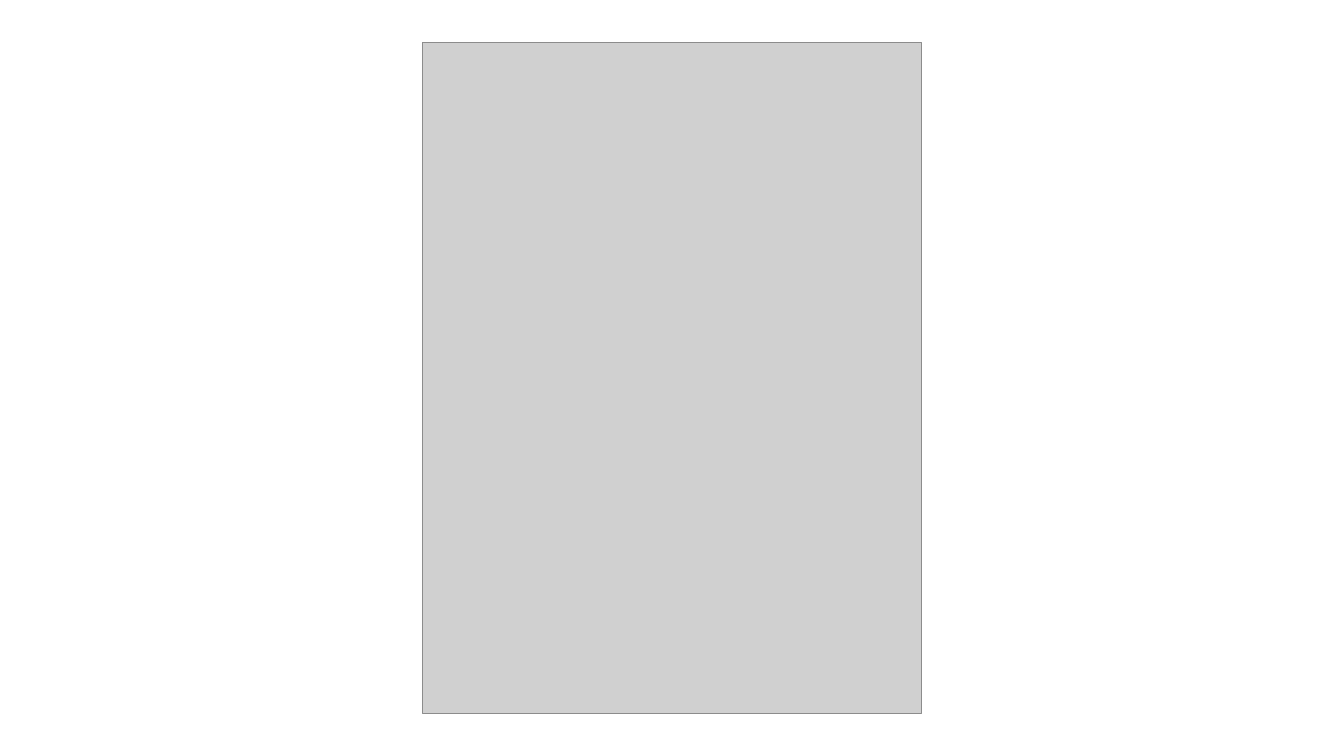
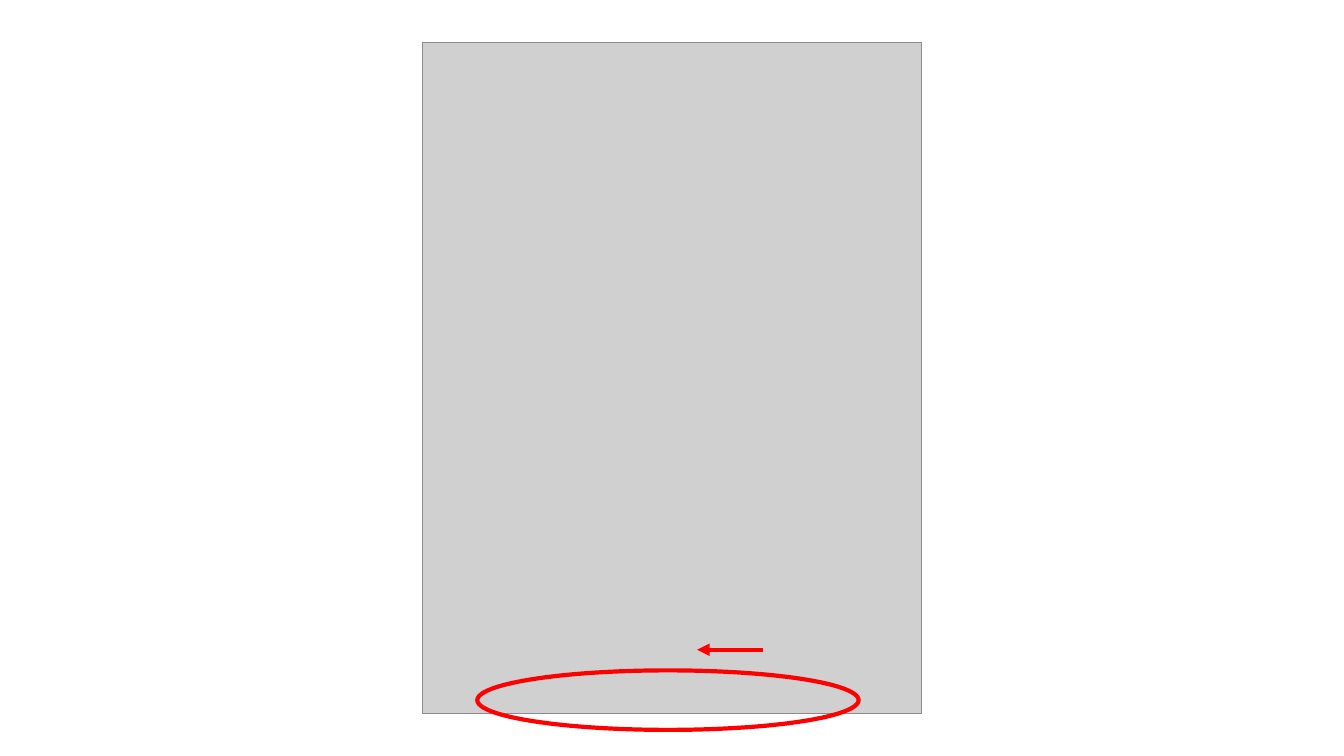
Before and after one commit to pwilmart/PAW_pipeline, a slide deck: slide 20 of comet_GUI_guide.pptx. Drawn at 1344x756 pixels with LibreOffice and Linux fonts; fonts in the diff are those of the drawing; grey boxes stand for pictures. Boxes give left, top, right and bottom in pixels: in the first picture for what was removed or moved away, otherwise in the second. Text is boxed around its words. In the diff, an @@ line names an element or a change of style, - is before the commit and + after.

```diff
--- a/comet_GUI_guide.pptx
+++ b/comet_GUI_guide.pptx
@@ arrow added from (763, 650) to (698, 650), #FF0000 3 pt @@
@@ ellipse added at bbox=[477, 670, 858, 730], outline #FF0000 3 pt @@
```
Also in this commit, not shown: 4 other slides changed, 1 slide added, 1 slide removed, 2 other files.
